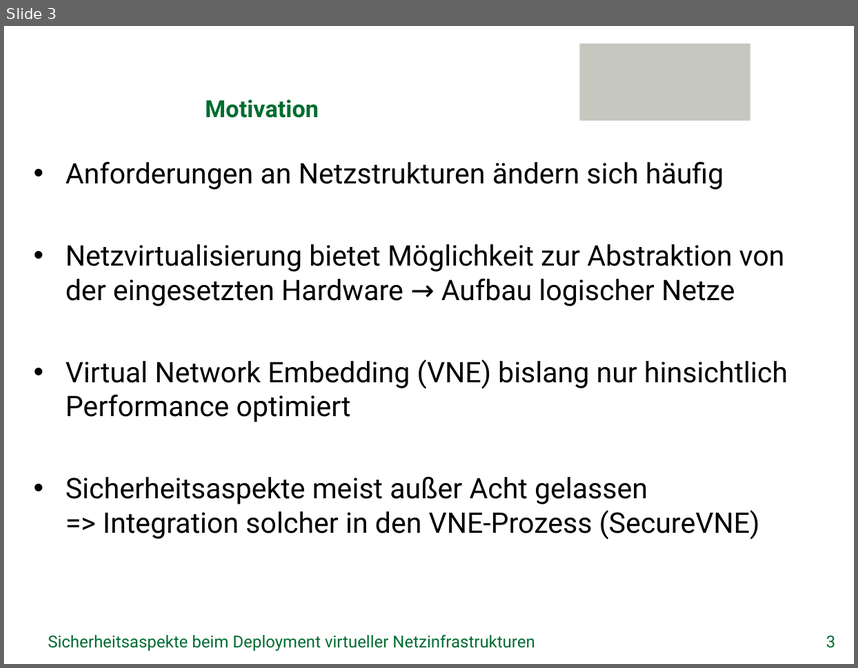
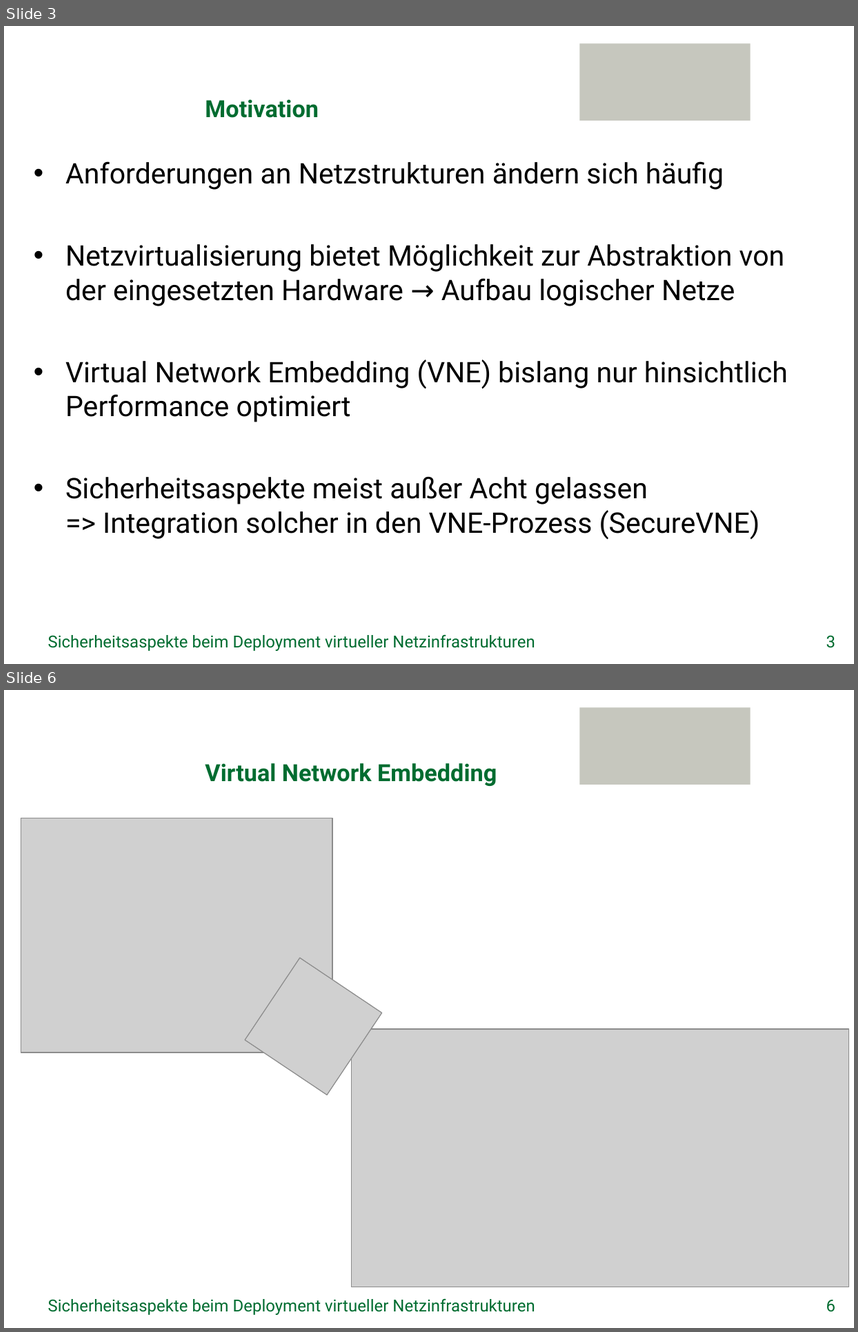
Before and after one commit to GeGroe/timvs, a slide deck: Referat/PowerPoint/TimvS_SVNE.pptx. Shown one above the other, each under a label of ours: slide 3 before the commit, slides 3 and 6 after it; the slides between them are not shown. The pictures are 858x668 and 858x1332 pixels, drawn with LibreOffice and Linux fonts; fonts in the diff are those of the drawing; grey boxes stand for pictures; background and template pictures are left out. Boxes give left, top, right and bottom in pixels: in the first picture for what was removed or moved away, otherwise in the second. Text is boxed around its words. In the diff, an @@ line names an element or a change of style, - is before the commit and + after.

```diff
--- a/Referat/PowerPoint/TimvS_SVNE.pptx
+++ b/Referat/PowerPoint/TimvS_SVNE.pptx
@@ slide 6 added at [4,690,854,1328], background picture (left out); not listed: 1 template element that a slide beside it also shows @@
@@ title added at [205,763,497,786], 20 pt, text #006C30, bold @@
+Virtual Network Embedding
@@ picture added at [21,818,333,1053] @@
@@ picture added at [245,958,382,1094] @@
@@ picture added at [352,1029,849,1287] @@
@@ text added at [48,1298,535,1314], 14 pt, text #006C30 @@
+Sicherheitsaspekte beim Deployment virtueller Netzinfrastrukturen
@@ page number added at [826,1299,835,1312], 14 pt, text #006C30 @@
+6
```
Also in this commit, not shown: 3 slides changed, 12 other slides added, 1 other file.
